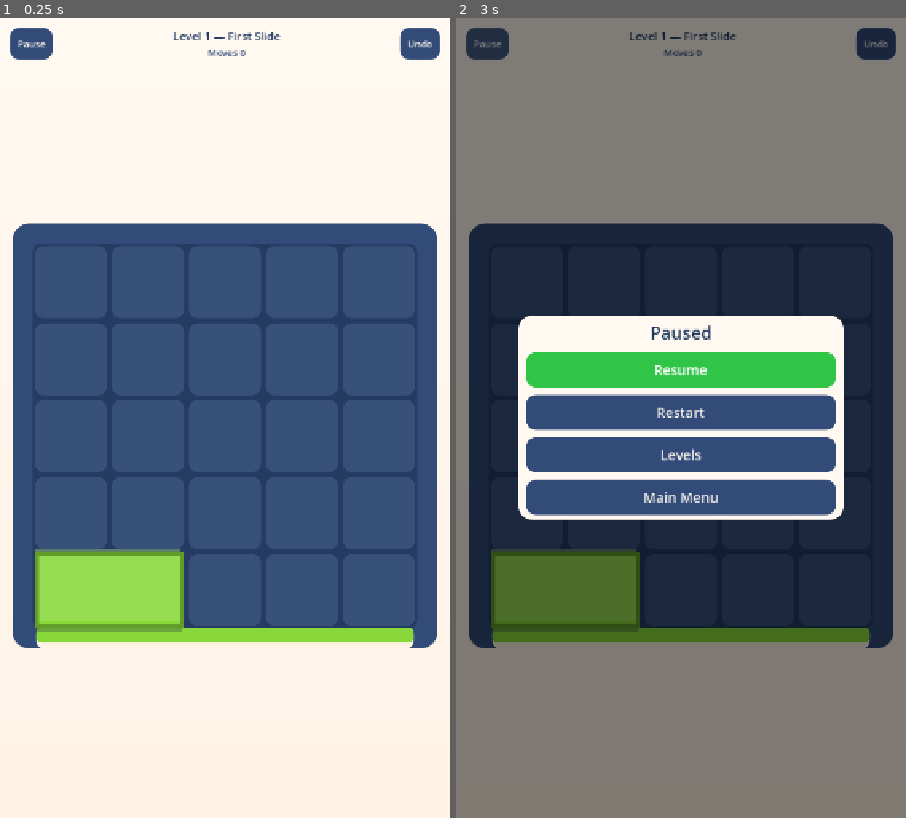
Above: before the commit, frames 1-2 (left to right).
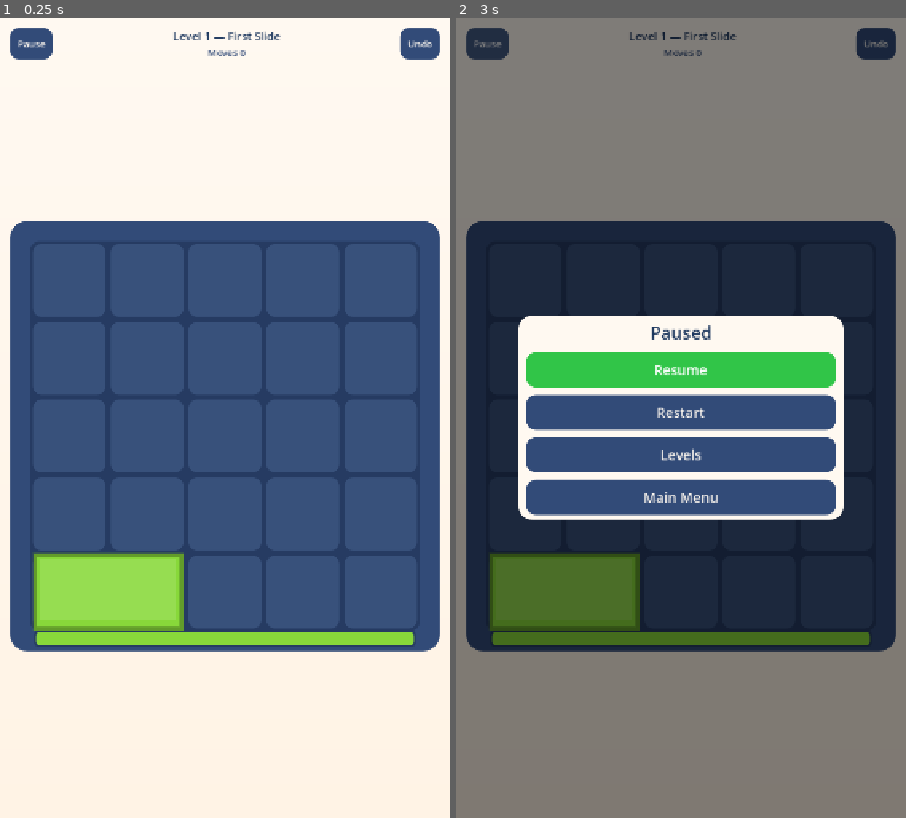
Above: after the commit, the same moments.

Repository: CylendraPlatform/Block_Puzzle_Game
Game: Godot game, scene res://scenes/GameScreen.tscn
Same seed, same stepped clock (60 frames per second), same inputs: the game is played once before the commit and once after it. This scene is started directly instead of the project's main scene.
Inputs:
- Up to frame 1 (0.25 s): no input
- Up to frame 2 (3 s): click "Undo" at 0.5 s; click "Undo" at 1.25 s; click "Undo" at 2 s; click "Pause" at 2.75 s

The runs differ from the first frame. In frame 1, 3.4% of the frame differs, in the area x 2-98%, y 25-80%; in frame 2, 2.8%.

Commit message:
fix(pearl): unbroken board frame with gates inside it
Owner Pearl review (D3) requested changes to the board edges, the strip
below the board and the board behind the Pause / Win dialogs.

Root cause (board_view_v2.gd): each gate painted a "hole" in the page
background colour from the frame's outer edge to the board edge, so the
frame was cut open at every gate; a full-width bottom gate left a cream
line along the bottom edge. The same cut-outs showed as partial borders
under the dim. The frame also sat ~9 canvas units inside the HUD edges
(fixed 36-unit margin), and piece gloss / shadow extended past the piece.

- Gates: recessed slot in the frame band (board-bed colour) with the
  coloured bar inside; the outer 20 % of the band stays an unbroken rim.
- Layout: board and frame fitted together, spanning the board area's
  width (HUD edges) unless height-limited, centred vertically.
- Pieces: gloss is the outline shrunk inwards; shadow stays on own cells.
- New public geometry helpers (board_rect, frame_rect, gate_slot,
  cell_at, cell_center); touch mapping unchanged in method.

Presentation only: no rule, scoring, save, routing or threshold change;
gameplay/engine stays legacy.

Tests: new test_board_geometry (100 Classic levels x 5 view sizes: frame
inside view, balanced margins, gate slots inside the frame rim, touch
mapping, real swipe; 43784 checks; 2065 failures against the old
drawing). test_layout adds 411x891 and the M31 canvas. shot_pearl.gd
renders the sign-off pack. Round-2 Pearl pack in docs/qa/pearl_signoff
(desktop renders; no device used).

Co-Authored-By: Claude Opus 5.5 <noreply@anthropic.com>
Co-authored-by: acesse7701 <acesse7701@users.noreply.github.com>

Diff:
--- a/scripts/game/board_view_v2.gd
+++ b/scripts/game/board_view_v2.gd
@@ -19,6 +19,13 @@
 ## defaults and the fallback for a missing or non-positive value.
 const EXIT_PAST_SETTING := "gameplay/exit_past"
 const EXIT_PAST_EDGE_SETTING := "gameplay/exit_past_edge"
+## Frame band width around the board, in cells. Gate slots sit inside it.
+const FRAME_RATIO := 0.26
+## Minimum space above and below the frame when the view's height is the limit.
+const FRAME_GAP_Y := 12.0
+## Part of the frame band, from the board edge outwards, that a gate slot occupies; the rest
+## stays as an unbroken outer rim.
+const GATE_DEPTH := 0.8
 
 var definition: Dictionary = {}
 var state: PuzzleState
@@ -294,17 +301,37 @@
 				_visual[id] = target
 	queue_redraw()
 
+## The frame is fitted together with the board: its outer edge spans the view's width (the
+## same content edges as the HUD buttons) unless the height is the limit, and it never
+## leaves the view. Gates are drawn inside the frame band.
 func _layout() -> void:
 	var board: Dictionary = definition.get("board", {})
 	var cols := int(board.get("cols", 1))
 	var rows := int(board.get("rows", 1))
-	var margin := 36.0
-	var avail := Vector2(maxf(1.0, size.x - margin * 2.0), maxf(1.0, size.y - margin * 2.0))
-	_cell = minf(avail.x / float(cols), avail.y / float(rows))
+	var span := Vector2(cols, rows) + Vector2.ONE * FRAME_RATIO * 2.0
+	var avail := Vector2(maxf(1.0, size.x), maxf(1.0, size.y - FRAME_GAP_Y * 2.0))
+	_cell = minf(avail.x / span.x, avail.y / span.y)
+	var frame := _cell * FRAME_RATIO
 	var board_size := Vector2(_cell * cols, _cell * rows)
-	var spare_y := maxf(0.0, size.y - board_size.y)
+	var outer_h := board_size.y + frame * 2.0
+	var spare_y := maxf(0.0, size.y - outer_h)
 	var top := spare_y * 0.5 if center_vertically else minf(28.0, spare_y * 0.16)
-	_origin = Vector2((size.x - board_size.x) * 0.5, top)
+	_origin = Vector2((size.x - board_size.x) * 0.5, top + frame)
+
+## Board and frame geometry in this view's local coordinates (tests and diagnostics).
+func board_rect() -> Rect2:
+	var board: Dictionary = definition.get("board", {})
+	return Rect2(_origin, Vector2(int(board.get("cols", 1)), int(board.get("rows", 1))) * _cell)
+
+func frame_rect() -> Rect2:
+	return board_rect().grow(_cell * FRAME_RATIO)
+
+## The cell under a local point; points on the frame or outside map off the board.
+func cell_at(local: Vector2) -> Vector2i:
+	return _cell_at(local)
+
+func cell_center(cell: Vector2i) -> Vector2:
+	return _px(cell) + Vector2(_cell, _cell) * 0.5
 
 func _px(cell: Vector2i) -> Vector2:
 	return _origin + Vector2(cell) * _cell
@@ -324,9 +351,7 @@
 	var board: Dictionary = definition.get("board", {})
 	var cols := int(board.get("cols", 1))
 	var rows := int(board.get("rows", 1))
-	var frame := _cell * 0.26
-	var outer := Rect2(_origin - Vector2(frame, frame), Vector2(cols, rows) * _cell + Vector2(frame, frame) * 2.0)
-	_round(outer, TD35Theme.FRAME, int(clampf(_cell * 0.22, 12.0, 28.0)))
+	_round(frame_rect(), TD35Theme.FRAME, int(clampf(_cell * 0.22, 12.0, 28.0)))
 	var inner := Rect2(_origin, Vector2(cols, rows) * _cell)
 	_round(inner, TD35Theme.BASE, int(clampf(_cell * 0.12, 8.0, 18.0)))
 	var gap := clampf(_cell * 0.08, 2.0, 4.0)
@@ -414,37 +439,39 @@
 	if locked:
 		color = color.darkened(0.45)
 		color.s *= 0.5
-	var lo := int(gate.get("lo", 0))
-	var hi := int(gate.get("hi", lo))
-	var span := float(hi - lo + 1) * _cell
-	var frame := _cell * 0.26
-	var pad := clampf(_cell * 0.08, 2.0, 6.0)
-	var mouth := clampf(_cell * 0.2, 8.0, 22.0)
-	var hole := Rect2()
-	var lip := Rect2()
-	var side := str(gate.get("side", ""))
-	match side:
-		"left":
-			hole = Rect2(_origin.x - frame, _origin.y + lo * _cell + pad, frame + 2.0, span - pad * 2.0)
-			lip = Rect2(_origin.x - mouth, hole.position.y, mouth + 2.0, hole.size.y)
-		"right":
-			hole = Rect2(_origin.x + cols * _cell - 2.0, _origin.y + lo * _cell + pad, frame + 2.0, span - pad * 2.0)
-			lip = Rect2(_origin.x + cols * _cell - 2.0, hole.position.y, mouth + 2.0, hole.size.y)
-		"top":
-			hole = Rect2(_origin.x + lo * _cell + pad, _origin.y - frame, span - pad * 2.0, frame + 2.0)
-			lip = Rect2(hole.position.x, _origin.y - mouth, hole.size.x, mouth + 2.0)
-		"bottom":
-			hole = Rect2(_origin.x + lo * _cell + pad, _origin.y + rows * _cell - 2.0, span - pad * 2.0, frame + 2.0)
-			lip = Rect2(hole.position.x, _origin.y + rows * _cell - 2.0, hole.size.x, mouth + 2.0)
-		_:
-			return
-	_round(hole, TD35Theme.CANVAS, int(clampf(_cell * 0.12, 4.0, 12.0)))
-	_round(lip, color, int(clampf(_cell * 0.1, 3.0, 8.0)))
+	var slot := gate_slot(gate, cols, rows)
+	if slot.size == Vector2.ZERO:
+		return
+	# The slot is a recess in the frame band, the same colour as the board bed, so the gate
+	# reads as an opening in an unbroken frame; the coloured lip sits inside it.
+	var lip := slot.grow(-maxf(1.5, _cell * FRAME_RATIO * 0.1))
+	_round(slot, TD35Theme.BASE, int(clampf(_cell * 0.08, 3.0, 8.0)))
+	_round(lip, color, int(clampf(_cell * 0.06, 2.0, 6.0)))
 	if locked:
 		_glyph_lock(lip.get_center())
 	var remaining := int(gstate.get("counter_remaining", -1))
 	if remaining > 0:
 		_badge(lip.get_center(), str(remaining))
+
+## A gate's slot in local coordinates: along its edge from `lo` to `hi` (inset by a small
+## pad), and from the board edge outwards over GATE_DEPTH of the frame band. It overlaps the
+## board edge by one pixel so no seam shows. Empty for an unknown side.
+func gate_slot(gate: Dictionary, cols: int, rows: int) -> Rect2:
+	var lo := int(gate.get("lo", 0))
+	var hi := int(gate.get("hi", lo))
+	var along := float(hi - lo + 1) * _cell
+	var pad := clampf(_cell * 0.08, 2.0, 6.0)
+	var depth := _cell * FRAME_RATIO * GATE_DEPTH
+	match str(gate.get("side", "")):
+		"left":
+			return Rect2(_origin.x - depth, _origin.y + lo * _cell + pad, depth + 1.0, along - pad * 2.0)
+		"right":
+			return Rect2(_origin.x + cols * _cell - 1.0, _origin.y + lo * _cell + pad, depth + 1.0, along - pad * 2.0)
+		"top":
+			return Rect2(_origin.x + lo * _cell + pad, _origin.y - depth, along - pad * 2.0, depth + 1.0)
+		"bottom":
+			return Rect2(_origin.x + lo * _cell + pad, _origin.y + rows * _cell - 1.0, along - pad * 2.0, depth + 1.0)
+	return Rect2()
 
 ## A small padlock glyph (shackle arc + body) so a locked gate reads without colour.
 func _glyph_lock(center: Vector2) -> void:
@@ -504,7 +531,6 @@
 	color.a = alpha
 	var shadow := PackedVector2Array()
 	var body := PackedVector2Array()
-	var gloss := PackedVector2Array()
 	var lifted := 1.0
 	if id == _drag_id and alpha > 0.99:
 		lifted = 1.025
@@ -512,9 +538,10 @@
 		var pixel := base + Vector2(corner) * _cell
 		var from_center := pixel - (base + center * _cell)
 		var placed := base + center * _cell + from_center * 0.94 * lifted
-		shadow.append(placed + Vector2(0, _cell * 0.08))
+		# Within the 3 % inset the 0.94 scale leaves, so a resting piece's shadow stays on its
+		# own cells and never spills onto the frame or a gate.
+		shadow.append(placed + Vector2(0, _cell * 0.03))
 		body.append(placed)
-		gloss.append(placed + Vector2(-_cell * 0.03, -_cell * 0.06))
 	var shadow_color := Color(TD35Theme.SHADOW, 0.28 * alpha)
 	draw_colored_polygon(shadow, shadow_color)
 	var edge := color.darkened(0.28)
@@ -522,7 +549,15 @@
 	draw_colored_polygon(body, color)
 	var shine := color.lightened(0.28)
 	shine.a = 0.42 * alpha
-	draw_colored_polygon(gloss, shine)
+	# Gloss: the body shrunk inwards, nudged up by less than the shrink, so it always stays
+	# inside the piece outline (also for L-shapes).
+	var inset := _cell * 0.07
+	for gloss in Geometry2D.offset_polygon(body, -inset, Geometry2D.JOIN_MITER):
+		var moved := PackedVector2Array()
+		for point in gloss:
+			moved.append(point + Vector2(0, -inset * 0.5))
+		if moved.size() >= 3:
+			draw_colored_polygon(moved, shine)
 	var outline := body.duplicate()
 	if outline.size() > 0:
 		outline.append(outline[0])
--- /dev/null
+++ b/test/shot_pearl.gd
@@ -0,0 +1,98 @@
+extends SceneTree
+## Pearl sign-off renders of the v2 GameScreen (desktop window, not an Android device test).
+## Writes build/qa/pearl/<size>_<scene>.png for 360x800, 393x852, 411x891 and the Galaxy M31
+## game canvas (720x1560). Progress lives in a throwaway user:// folder that is removed at
+## the end, so no player data is read or written.
+##   godot --path . --script res://test/shot_pearl.gd
+
+const SIZES := [
+	{"name": "360x800", "size": Vector2i(360, 800), "insets": Vector4(0, 96, 0, 48)},
+	{"name": "393x852", "size": Vector2i(393, 852), "insets": Vector4(0, 100, 0, 56)},
+	{"name": "411x891", "size": Vector2i(411, 891), "insets": Vector4(0, 100, 0, 56)},
+	# Galaxy M31: 1080x2340 at 1.5 px per canvas unit; insets estimated from device captures.
+	{"name": "m31-720x1560", "size": Vector2i(720, 1560), "insets": Vector4(0, 56, 0, 0)},
+]
+## [file suffix, Classic index (-1 = editor test of level_006), overlay]
+const SCENES := [
+	["game_l54", 53, ""],
+	["pause_l54", 53, "pause"],
+	["win_l01", 0, "win"],
+	["game_l35_four_sides", 34, ""],
+	["game_l12_tall", 11, ""],
+	["editor_test", -1, ""],
+]
+const PROGRESS_DIR := "user://pearl_qa_progress/"
+
+var _shots := 0
+var _fails := 0
+
+func _initialize() -> void:
+	print("== shot_pearl ==")
+	DevAccess.force = 0
+	SafeArea.use_simulation = true
+	root.content_scale_mode = Window.CONTENT_SCALE_MODE_DISABLED
+	root.content_scale_aspect = Window.CONTENT_SCALE_ASPECT_IGNORE
+	var out := ProjectSettings.globalize_path("res://build/qa/pearl")
+	DirAccess.make_dir_recursive_absolute(out)
+	DirAccess.make_dir_recursive_absolute(PROGRESS_DIR)
+	root.get_node("Progress").open_store(PROGRESS_DIR)
+	var settings := root.get_node("Settings")
+	for case in SIZES:
+		SafeArea.simulate_insets = case["insets"]
+		root.size = case["size"]
+		DisplayServer.window_set_size(case["size"])
+		for _i in 10:
+			await process_frame
+			if root.get_visible_rect().size == Vector2(case["size"]):
+				break
+		if root.get_visible_rect().size != Vector2(case["size"]):
+			print("  FAIL  window is %s, wanted %s" % [root.get_visible_rect().size, case["size"]])
+			_fails += 1
+			continue
+		for spec in SCENES:
+			var index := int(spec[1])
+			if index < 0:
+				var custom: Dictionary = JSON.parse_string(FileAccess.get_file_as_string("res://levels/level_006.json"))
+				custom["id"] = 0
+				custom["name"] = "Custom"
+				settings.custom_level = custom
+			var node: Node = load("res://scenes/GameScreen.tscn").instantiate()
+			root.add_child(node)
+			for _i in 3:
+				await process_frame
+			settings.custom_level = null
+			if index >= 0:
+				node._load_index(index)
+			for _i in 3:
+				await process_frame
+			if spec[2] == "pause":
+				node._set_pause(true)
+			elif spec[2] == "win":
+				node._win_name.text = "Level 1 — First Slide"
+				node._win_stars.text = "3 / 3 Stars"
+				node._win_layer.visible = true
+			await process_frame
+			await process_frame
+			await _shot(out, "%s_%s.png" % [case["name"], spec[0]])
+			node.queue_free()
+			await process_frame
+	for f in DirAccess.get_files_at(PROGRESS_DIR):
+		DirAccess.remove_absolute(PROGRESS_DIR + f)
+	DirAccess.remove_absolute(PROGRESS_DIR.trim_suffix("/"))
+	print("== screenshots: %d  failures: %d ==" % [_shots, _fails])
+	quit(_fails)
+
+func _shot(dir: String, file_name: String) -> void:
+	await RenderingServer.frame_post_draw
+	var img := root.get_texture().get_image()
+	if img == null:
+		print("  FAIL  empty ", file_name)
+		_fails += 1
+		return
+	var path := dir.path_join(file_name)
+	if img.save_png(path) == OK:
+		_shots += 1
+		print("  SHOT  ", path, " ", img.get_width(), "x", img.get_height())
+	else:
+		print("  FAIL  could not save ", file_name)
+		_fails += 1
--- /dev/null
+++ b/test/test_board_geometry.gd
@@ -0,0 +1,147 @@
+extends SceneTree
+## BoardViewV2 presentation geometry for every Classic level at phone-sized views:
+## the frame stays inside the view with balanced margins, gate slots stay inside the frame
+## band (the outer rim is never cut), and touch still maps to the right cells / pieces.
+## Presentation only: no rule, save or routing code is exercised beyond legal_actions.
+##   godot --headless --path . --script res://test/test_board_geometry.gd
+
+## Board-view sizes: the GameScreen board area (safe content width x height below the HUD)
+## for 360x800, 393x852, 411x891 and the Galaxy M31 canvas (720x1560), plus a short view
+## that makes the height the limit.
+const VIEWS := [
+	{"name": "360x800", "size": Vector2(328, 560)},
+	{"name": "393x852", "size": Vector2(361, 600)},
+	{"name": "411x891", "size": Vector2(379, 640)},
+	{"name": "m31", "size": Vector2(688, 1380)},
+	{"name": "height-limited", "size": Vector2(688, 300)},
+]
+const EPS := 0.01
+
+var _fails := 0
+var _checks := 0
+
+func _ok(c: bool, m: String) -> void:
+	_checks += 1
+	if not c:
+		print("  FAIL  ", m)
+		_fails += 1
+
+func _initialize() -> void:
+	print("== test_board_geometry ==")
+	var levels := _classic_levels()
+	_ok(levels.size() == 100, "found the 100 Classic levels (%d)" % levels.size())
+	var view := BoardViewV2.new()
+	view.center_vertically = true
+	root.add_child(view)
+	for spec in VIEWS:
+		var before := _fails
+		for item in levels:
+			_check_level(view, item["name"], item["definition"], spec)
+		print("  %s %s: %d level(s) checked, %d failure(s)" % ["PASS" if _fails == before else "FAIL", spec["name"], levels.size(), _fails - before])
+	_check_swipe(view, levels[0]["definition"])
+	view.queue_free()
+	print("== done: %d check(s), %d failure(s) ==" % [_checks, _fails])
+	quit(_fails)
+
+func _classic_levels() -> Array:
+	var out: Array = []
+	var files := DirAccess.get_files_at("res://levels")
+	files.sort()
+	for f in files:
+		if not f.ends_with(".json"):
+			continue
+		var raw: Variant = JSON.parse_string(FileAccess.get_file_as_string("res://levels/" + f))
+		var loaded := LevelLoader.load_definition(raw if raw is Dictionary else {})
+		if bool(loaded["ok"]):
+			out.append({"name": f.get_basename(), "definition": loaded["definition"]})
+		else:
+			_ok(false, "%s loads" % f)
+	return out
+
+func _check_level(view: BoardViewV2, name: String, defn: Dictionary, spec: Dictionary) -> void:
+	var tag := "%s/%s" % [spec["name"], name]
+	view.size = spec["size"]
+	view.show_state(defn, PuzzleState.from_definition(defn))
+	view._layout()
+	var area := Rect2(Vector2.ZERO, view.size)
+	var frame := view.frame_rect()
+	var left := frame.position.x
+	var right := area.end.x - frame.end.x
+	var top := frame.position.y
+	var bottom := area.end.y - frame.end.y
+	_ok(area.grow(EPS).encloses(frame), "%s frame %s inside view %s" % [tag, frame, area])
+	_ok(absf(left - right) < EPS, "%s left/right margins equal (%.2f / %.2f)" % [tag, left, right])
+	_ok(absf(top - bottom) < EPS, "%s top/bottom margins equal (%.2f / %.2f)" % [tag, top, bottom])
+	_ok(left < EPS or top <= BoardViewV2.FRAME_GAP_Y + EPS, "%s frame fills the limiting dimension" % tag)
+	var board := view.board_rect()
+	var band := board.position.x - frame.position.x
+	_ok(absf(band - view._cell * BoardViewV2.FRAME_RATIO) < EPS, "%s frame band is FRAME_RATIO cells" % tag)
+	var cols := int(defn["board"]["cols"])
+	var rows := int(defn["board"]["rows"])
+	for gate in defn.get("gates", []):
+		var slot := view.gate_slot(gate, cols, rows)
+		_ok(slot.size.x > 0.0 and slot.size.y > 0.0, "%s gate %s has a slot" % [tag, gate.get("id", "")])
+		_ok(frame.grow(-1.0).encloses(slot), "%s gate %s slot %s keeps an unbroken outer rim inside %s" % [tag, gate.get("id", ""), slot, frame])
+	# Touch mapping: centres and both inner corners of every cell map back to that cell;
+	# points on the frame band map off the board.
+	for y in rows:
+		for x in cols:
+			var c := Vector2i(x, y)
+			var p := view._px(c)
+			_ok(view.cell_at(view.cell_center(c)) == c, "%s centre of %s maps back" % [tag, c])
+			_ok(view.cell_at(p + Vector2(0.5, 0.5)) == c and view.cell_at(p + Vector2.ONE * (view._cell - 0.5)) == c, "%s corners of %s map back" % [tag, c])
+	var mid := board.get_center()
+	_ok(view.cell_at(Vector2(frame.position.x + 1.0, mid.y)).x < 0, "%s left frame band is off the board" % tag)
+	_ok(view.cell_at(Vector2(frame.end.x - 1.0, mid.y)).x >= cols, "%s right frame band is off the board" % tag)
+	_ok(view.cell_at(Vector2(mid.x, frame.position.y + 1.0)).y < 0, "%s top frame band is off the board" % tag)
+	_ok(view.cell_at(Vector2(mid.x, frame.end.y - 1.0)).y >= rows, "%s bottom frame band is off the board" % tag)
+	for id in view.state.pieces.keys():
+		var piece: Dictionary = view.state.pieces[id]
+		if not bool(piece.get("revealed", true)):
+			continue
+		_ok(view._piece_at(view.cell_at(view.cell_center(piece["pos"]))) == str(id), "%s touch on %s grabs it" % [tag, id])
+
+## A real swipe through _gui_input commits the same action choose_action picks for it.
+func _check_swipe(view: BoardViewV2, defn: Dictionary) -> void:
+	view.size = VIEWS[3]["size"]
+	view.show_state(defn, PuzzleState.from_definition(defn))
+	view._layout()
+	var committed: Array = []
+	view.commit_requested.connect(func(a: PuzzleAction) -> void: committed.append(a))
+	var picked: PuzzleAction = null
+	var piece_id := ""
+	for id in view.state.pieces.keys():
+		for item in PuzzleEngine.legal_actions(defn, view.state, id):
+			var action := item as PuzzleAction
+			if action != null and action.kind != PuzzleAction.EXIT:
+				picked = action
+				piece_id = str(id)
+				break
+		if picked != null:
+			break
+	_ok(picked != null, "level 1 has a legal in-board move")
+	if picked == null:
+		return
+	var origin: Vector2i = view.state.pieces[piece_id]["pos"]
+	var dist := absi(picked.landing.x - origin.x) + absi(picked.landing.y - origin.y)
+	var start := view.cell_center(origin)
+	var finish := start + Vector2(view._dir(picked.direction)) * view._cell * float(dist)
+	view._gui_input(_touch(start, true))
+	view._gui_input(_drag(start.lerp(finish, 0.5)))
+	view._gui_input(_drag(finish))
+	view._gui_input(_touch(finish, false))
+	_ok(committed.size() == 1, "swipe commits exactly one action (%d)" % committed.size())
+	if committed.size() == 1:
+		var got := committed[0] as PuzzleAction
+		_ok(got.direction == picked.direction and got.landing == picked.landing, "swipe on %s %s lands on %s" % [piece_id, picked.direction, picked.landing])
+
+func _touch(pos: Vector2, pressed: bool) -> InputEventScreenTouch:
+	var e := InputEventScreenTouch.new()
+	e.position = pos
+	e.pressed = pressed
+	return e
+
+func _drag(pos: Vector2) -> InputEventScreenDrag:
+	var e := InputEventScreenDrag.new()
+	e.position = pos
+	return e
--- a/test/test_layout.gd
+++ b/test/test_layout.gd
@@ -45,7 +45,11 @@
 	var cases := [
 		{"name": "360x800", "size": Vector2i(360, 800), "insets": Vector4(0, 96, 0, 48)},
 		{"name": "393x852", "size": Vector2i(393, 852), "insets": Vector4(0, 100, 0, 56)},
+		{"name": "411x891", "size": Vector2i(411, 891), "insets": Vector4(0, 100, 0, 56)},
 		{"name": "412x915", "size": Vector2i(412, 915), "insets": Vector4(0, 108, 0, 64)},
+		# Galaxy M31 game canvas (1080x2340 at 1.5 px per canvas unit). Insets estimated from the
+		# device captures: 56 canvas units more at the top than the bottom.
+		{"name": "m31-720x1560", "size": Vector2i(720, 1560), "insets": Vector4(0, 56, 0, 0)},
 		{"name": "360x900-punch", "size": Vector2i(360, 900), "insets": Vector4(0, 128, 0, 48)},
 		{"name": "360x800-sides", "size": Vector2i(360, 800), "insets": Vector4(40, 80, 40, 48)},
 	]
Binary file changed: docs/qa/pearl_signoff/00_contact_sheet.png
Binary file changed: docs/qa/pearl_signoff/03_game.png
Binary file changed: docs/qa/pearl_signoff/04_pause.png
Binary file changed: docs/qa/pearl_signoff/05_win_card.png
Binary file changed: docs/qa/pearl_signoff/06_editor_test.png
Binary file changed: docs/qa/pearl_signoff/07_win_unsaved_desktop.png
Binary file changed: docs/qa/pearl_signoff/08_leave_unsaved_desktop.png
Binary file added: docs/qa/pearl_signoff/09_game_four_gates.png
Binary file added: docs/qa/pearl_signoff/10_game_tall_board.png
Binary file added: docs/qa/pearl_signoff/11_before_after.png
Binary file added: docs/qa/pearl_signoff/12_responsive.png
Binary file added: docs/qa/pearl_signoff/before/00_contact_sheet_round1.png
(and 22 more such lines)
